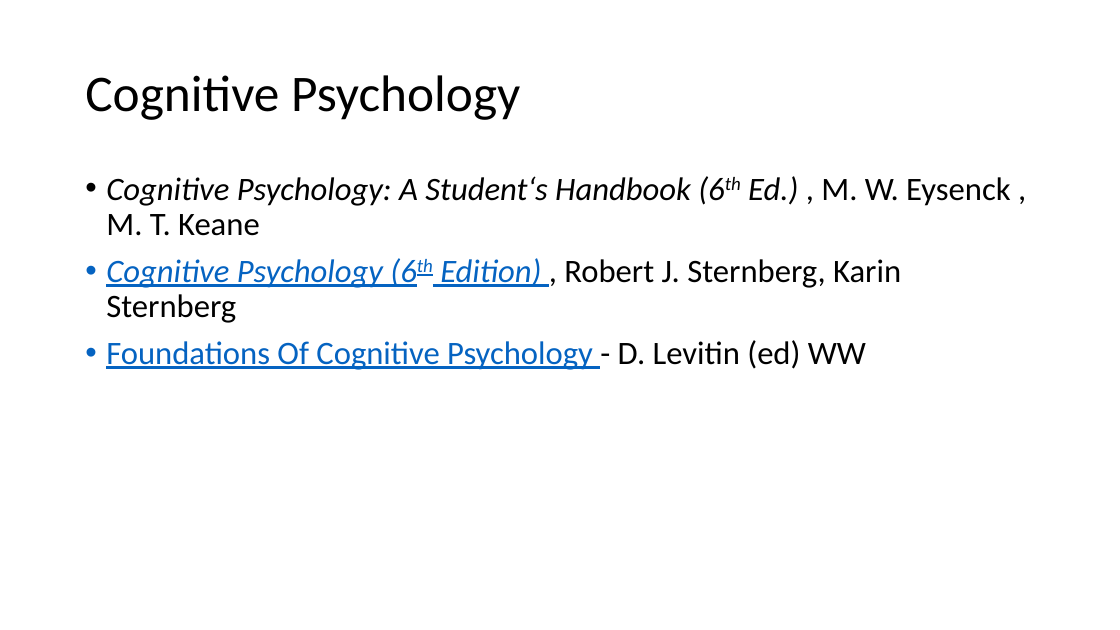
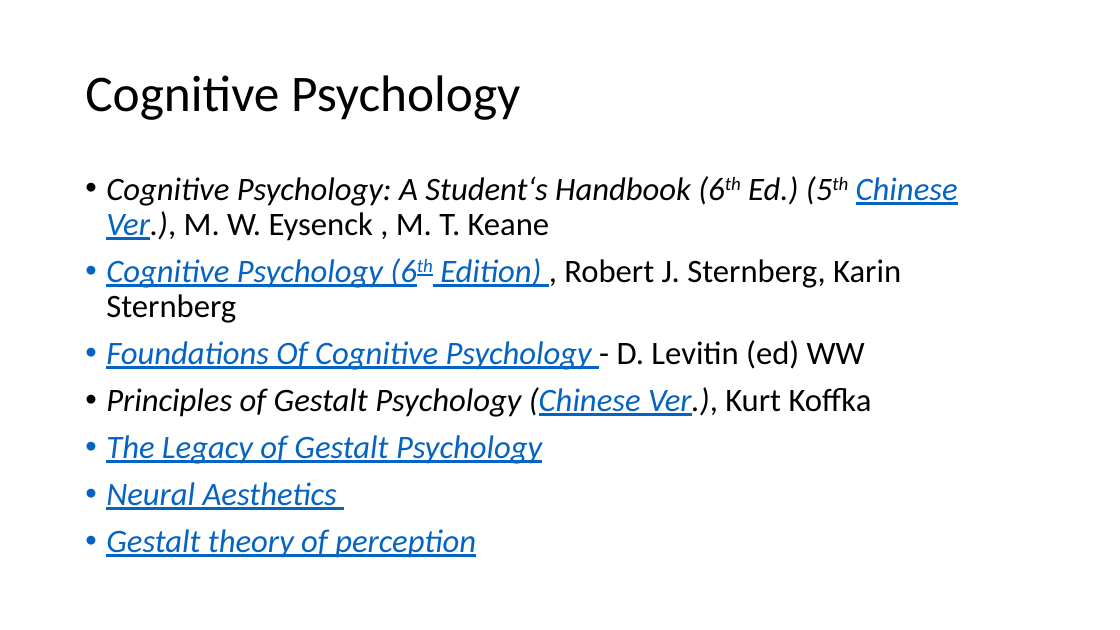
Before and after one commit to PatriciaXiao/Conclusion, a slide deck: slide 16 of Conclusion.pptx (slide 15 before the commit). Drawn at 1120x630 pixels with LibreOffice and Linux fonts; fonts in the diff are those of the drawing. Boxes give left, top, right and bottom in pixels: in the first picture for what was removed or moved away, otherwise in the second. Text is boxed around its words. In the diff, an @@ line names an element or a change of style, - is before the commit and + after.

```diff
--- a/Conclusion.pptx
+++ b/Conclusion.pptx
@@ text at [106,176,958,241]: text changed @@
-• Cognitive Psychology: A Student‘s Handbook (6th Ed.) , M. W. Eysenck , M. T. Keane
+• Cognitive Psychology: A Student‘s Handbook (6th Ed.) (5th Chinese Ver.), M. W. Eysenck , M. T. Keane
@@ text at [106,340,865,370]: italic on in "Foundations Of Cognitive Psychology" @@
@@ text at [106,387,872,558]: paragraphs added @@
+• Principles of Gestalt Psychology (Chinese Ver.), Kurt Koffka
+• The Legacy of Gestalt Psychology
+• Neural Aesthetics
+• Gestalt theory of perception
```
Also in this commit, not shown: 3 other slides changed, 2 slides added, 14 other files.
